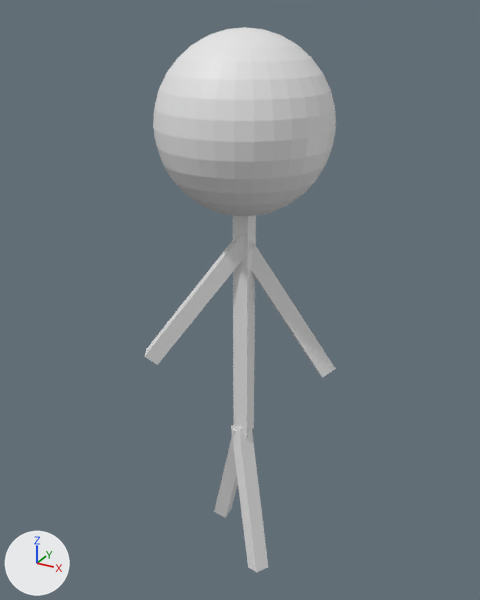
What one commit did to the Blender file template.blend.
Before and after are seen from a 50 mm camera at (3.58, -6.61, 1.19) aimed at (-0.1, 0.08, -2.16). Every picture has the same lights, and +X, +Y and +Z are marked at lower left.
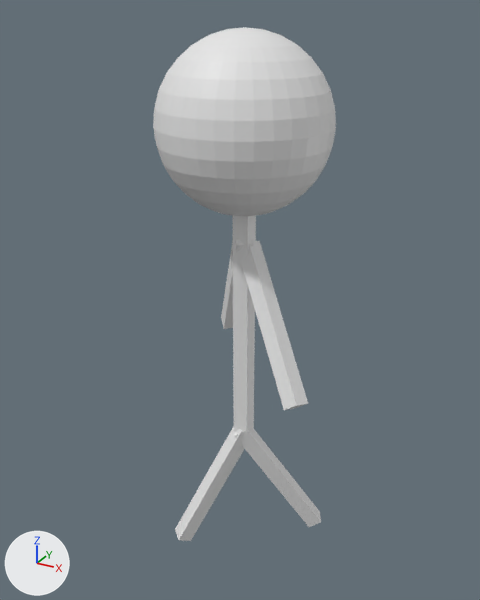
The edits, one by one:
Object 'Cube.001' (ob_cube_001) turns from (31, -11, -50) to (39, -17, -108) degrees about x, y and z.
Object 'Cube.002' (ob_cube_002) turns from (0.2, -37, 209) to (-2.2, -35, 133) degrees about x, y and z.
Object 'Cube.003' (ob_cube_003) turns from (-165, -169, 272) to (-155, -172, 320) degrees about x, y and z.
Object 'Cube.004' (ob_cube_004) turns from (-19, 4.7, 63) to (-32, -5.2, 118) degrees about x, y and z.

Where the change shows, as pixel boxes (x1, y1, x2, y2) in the pictures (480 x 600 px):
'Cube.001', turned: before (251, 245, 336, 377); after (242, 241, 308, 410)
'Cube.004', turned: before (231, 425, 268, 573); after (234, 428, 321, 527)
'Cube.002', turned: before (144, 235, 255, 365); after (221, 239, 254, 329)
'Cube.003', turned: before (214, 429, 249, 518); after (175, 426, 253, 541)
